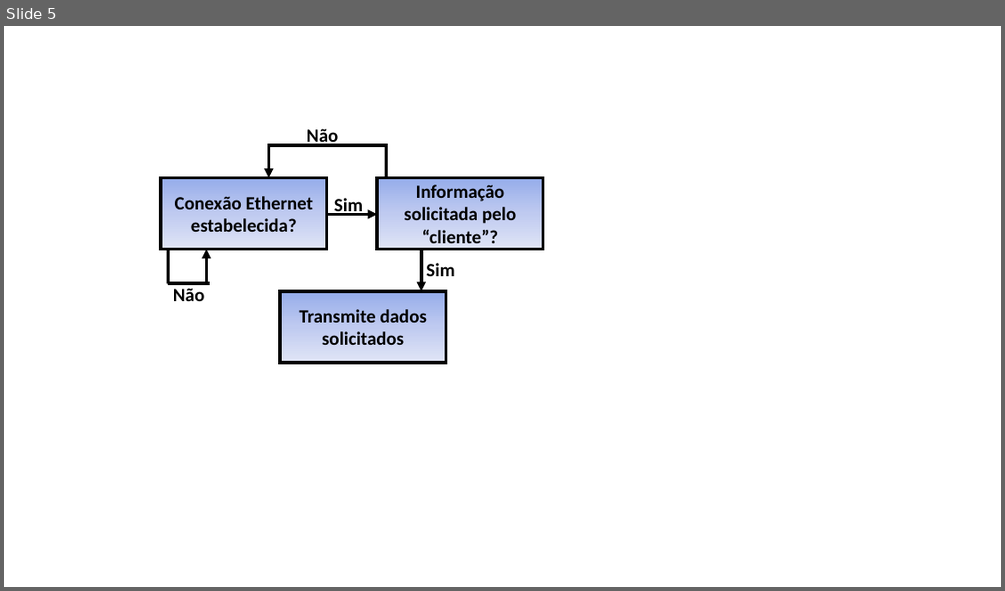
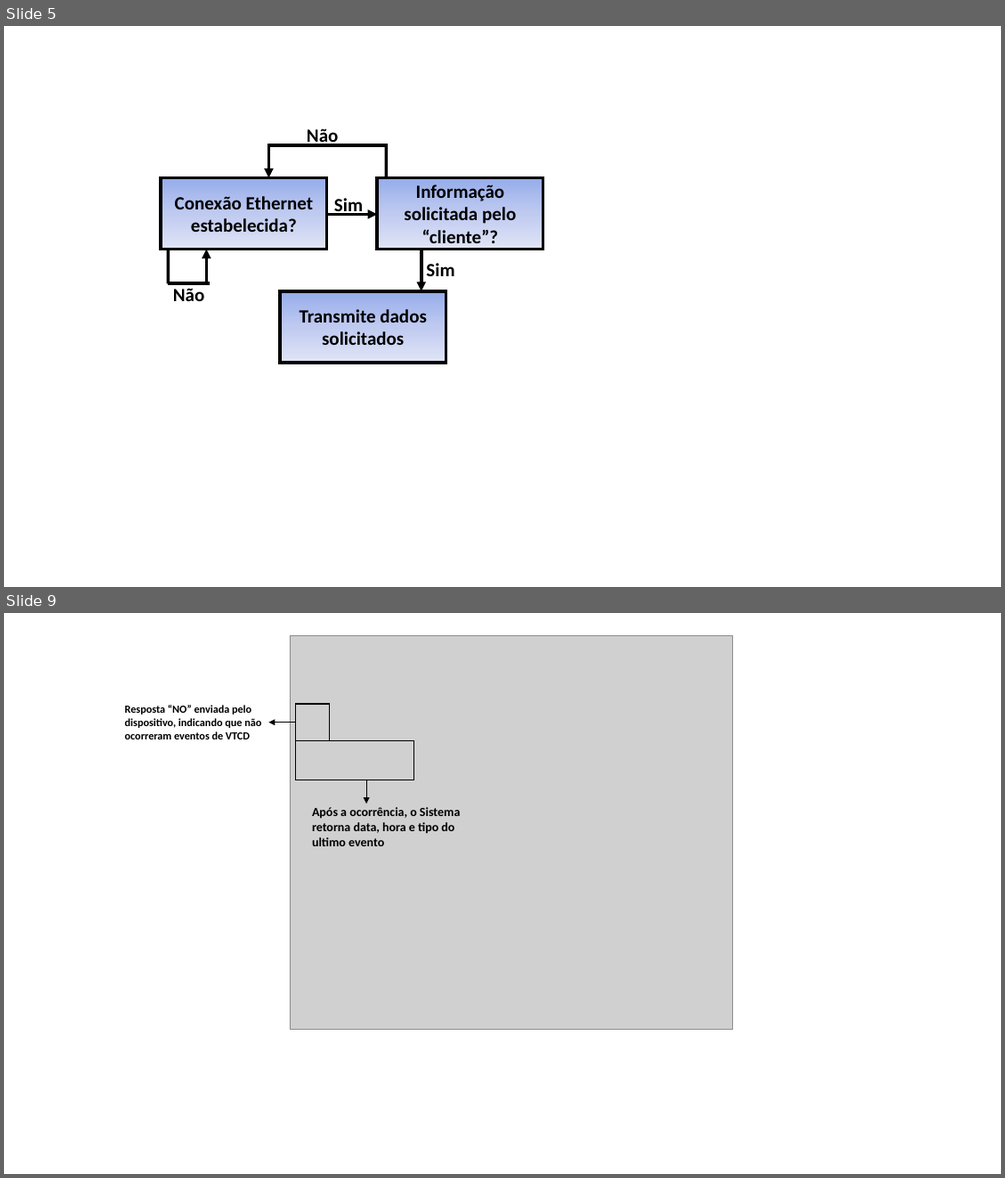
Before and after one commit to GrazianoGabriel/TCC---Trabalho-Final, a slide deck: Figuras/Presentation1.pptx. Shown one above the other, each under a label of ours: slide 5 before the commit, slides 5 and 9 after it; the slides between them are not shown. The pictures are 1005x591 and 1005x1178 pixels, drawn with LibreOffice and Linux fonts; fonts in the diff are those of the drawing; grey boxes stand for pictures. Boxes give left, top, right and bottom in pixels: in the first picture for what was removed or moved away, otherwise in the second. Text is boxed around its words. In the diff, an @@ line names an element or a change of style, - is before the commit and + after.

```diff
--- a/Figuras/Presentation1.pptx
+++ b/Figuras/Presentation1.pptx
@@ slide 9 added at [4, 613, 1001, 1174], background #FFFFFF @@
@@ picture added at [290, 635, 733, 1029] @@
@@ text added at [125, 705, 261, 739], 10.5 pt, text #000000, bold @@
+Resposta “NO” enviada pelo dispositivo, indicando que não ocorreram eventos de VTCD
@@ rectangle added at [296, 705, 329, 741], outline #000000 1 pt @@
@@ arrow added from (296, 722) to (268, 722), #000000 0.5 pt @@
@@ rectangle added at [296, 741, 414, 779], outline #000000 1 pt @@
@@ arrow added from (367, 779) to (367, 803), #000000 0.5 pt @@
@@ text added at [312, 807, 460, 846], 12 pt, text #000000, bold @@
+Após a ocorrência, o Sistema retorna data, hora e tipo do ultimo evento
```
Also in this commit, not shown: 3 other slides added, 20 other files.
